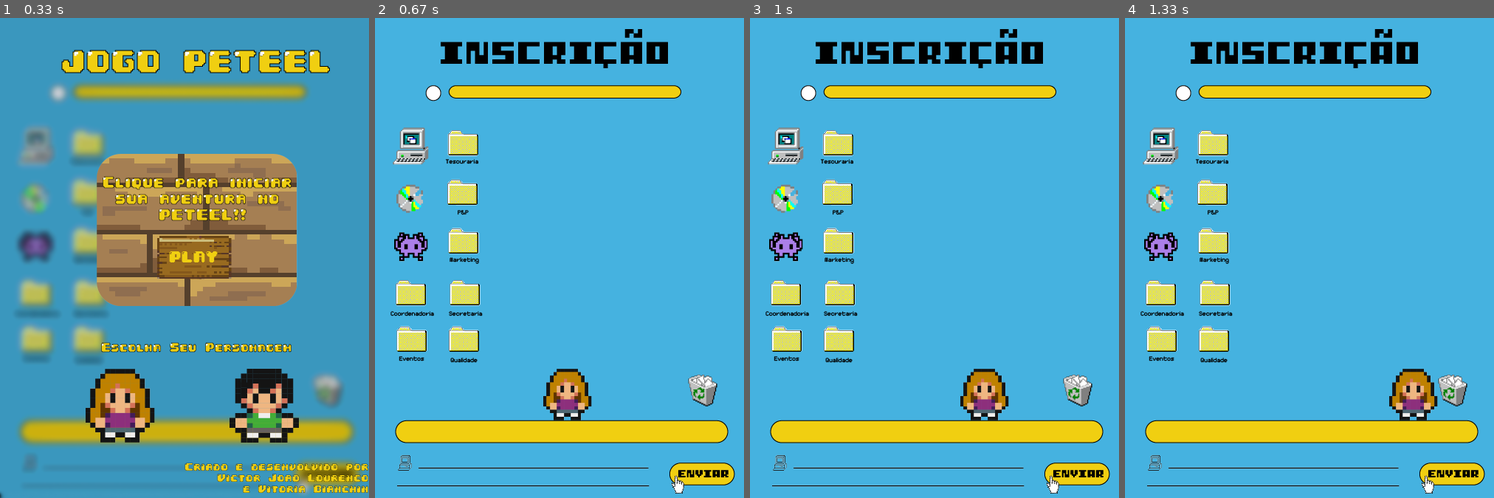
Above: before the commit, frames 1-4 (left to right).
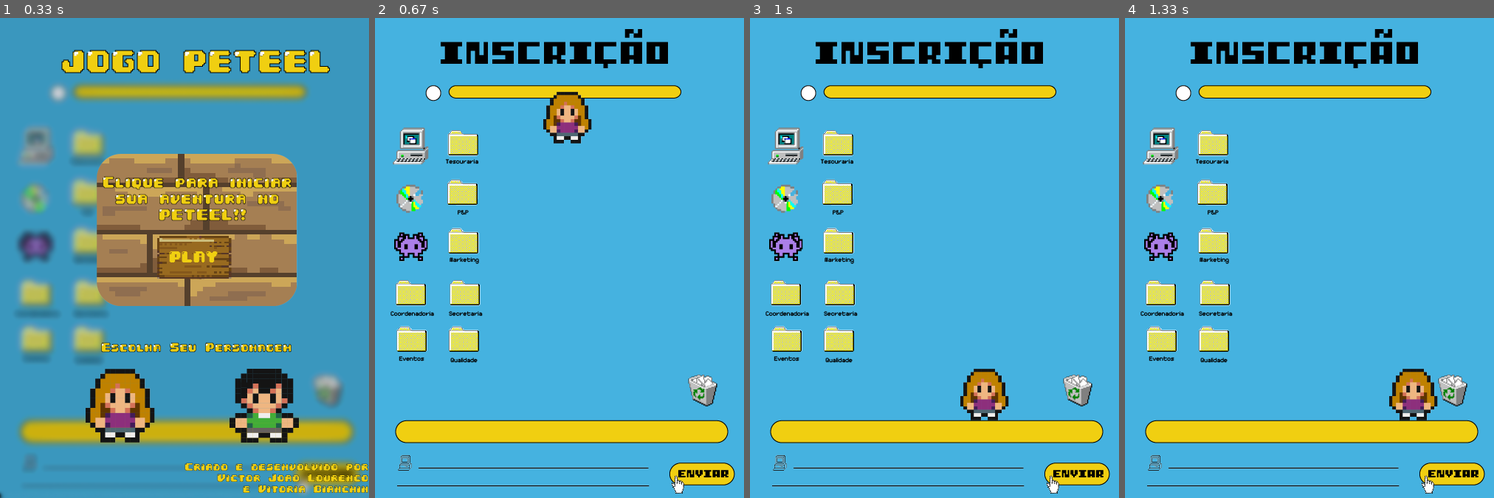
Above: after the commit, the same moments.

Repository: Victor-J-L/JOGO-PETEEL
Game: pygame game, started from primeirafaseteste.py
Two runs of this game, one before a commit and one after it. Both use one fixed random seed, a clock stepped at 60 frames per second and the inputs below.
Inputs (mouse positions are in pixels of both pictures, inside the frame that each line leads up to):
- Up to frame 1 (0.33 s): no input
- Up to frame 2 (0.67 s): click (570, 258) at 0.38 s
- Up to frame 3 (1 s): hold Right from 0.67 s (still down); move the mouse to (919, 277) at 0.7 s
- Up to frame 4 (1.33 s): release Right at 1.13 s; hold Right from 1.17 s (still down)

Frame 1 is identical in both runs. In frame 2, 2.2% of the frame differs, in the area x 45-59%, y 15-84%; in frame 3, nothing differs; in frame 4, nothing differs.

Commit message:
tentando gravidade e plataforma

Diff:
--- a/primeirafaseteste.py
+++ b/primeirafaseteste.py
@@ -36,7 +36,7 @@
         self.acc = vec(0, 0)
 
     def update(self):
-        self.acc = vec(0, 0)
+        self.acc = vec(0, 0.5)
         keys = pygame.key.get_pressed()
         if keys[pygame.K_LEFT]:
             self.acc.x = -0,5
@@ -44,7 +44,7 @@
             self.acc.x = 0,5
 
         # apply friction
-        self.acc += self.vel * (-0.12)
+        self.acc.x += self.vel.x * (-0.12)
         # equations of motion
         self.vel += self.acc
         self.pos += self.vel + 0.5 * self.acc
@@ -55,7 +55,7 @@
         if self.pos.x < -10:
             self.pos.x = 500
 
-        self.rect.center = self.pos
+        self.rect.midbottom = self.pos
 
 class Selecao(pygame.sprite.Sprite):
     def __init__(self):
@@ -66,12 +66,12 @@
         self.rect.right = 800
 
 class Plataformas(pygame.sprite.Sprite):
-    def __init__(self):
+    def __init__(self, x, y, w, h):
         pygame.sprite.Sprite.__init__(self)
         self.image = pygame.image.load("Imagens/Primeira Fase/plataforma.png")
         self.rect = self.image.get_rect()
-        self.rect.top = 200
-        self.rect.left = 200
+        self.rect.x = x
+        self.rect.y = y
 
 class Paginainicial(pygame.sprite.Sprite):
     def __init__(self):
@@ -110,6 +110,16 @@
         self.rect.bottom = 200
         self.rect.left = 280
         self.rect.right = 300
+
+
+'''class chao(pygame.sprite.Sprite):
+    def __init__(self):
+        pygame.sprite.Sprite.__init__(self)
+        self.rect - self.image.get_rect()
+        self.rect = pygame.Surface((w,h))
+        self.image.fill(0,0,0)
+        self.top = 475
+        self.left = 0'''
 
 
 def main():
@@ -120,6 +130,7 @@
     pygame.display.set_caption("Jogo PETEEL")
     relogio = pygame.time.Clock()
     all_sprites = pygame.sprite.Group()
+    plataformas = pygame.sprite.Group()
     fundo = pygame.image.load("Imagens/Primeira Fase/fundo123desfocado.png")
 
     #CORES
@@ -138,12 +149,28 @@
     all_sprites.add(personagem2)
     selecao= Selecao()
     all_sprites.add(selecao)
-    plataforma1 = Plataformas()
+    #plataforma1 = Plataformas()
     #all_sprites.add(plataforma1)
     iconefinal= Iconefinal()
     #all_sprites.add(iconefinal)
     bolinha= Bolinha()
     #all_sprites.add(bolinha)
+
+    #criação das plataformas
+
+    p1 = Plataformas(10, 400, 30, 40)
+    #all_sprites.add(p1)
+    plataformas.add(p1)
+    p2 = Plataformas(100, 500, 30, 40)
+    #all_sprites.add(p1)
+    plataformas.add(p2)
+
+    #colisão
+
+    hits = pygame.sprite.spritecollide(personagem,plataformas, False)
+    if hits:
+        personagem.pos.y = hits[0].rect.top
+        pygame.vel.y = 0
 
     sair = False
     while sair != True:
@@ -179,7 +206,7 @@
                 botaoplay.rect.left = 800
                 personagem1.rect.left = 800
                 personagem2.rect.left = 800
-                personagem.rect.top = 475
+                personagem.rect.top = 100
                 personagem.rect.left = 228
                 selecao.rect.right = 800
                 fundo = pygame.image.load("Imagens/Primeira Fase/fundo1_1.png")
@@ -221,5 +248,7 @@
         all_sprites.update
         pygame.display.update()
 
+        ''' fazer o grupo das plataformas aparecerem apenas quando clica no botão play)'''
+
     pygame.quit()
 main()
